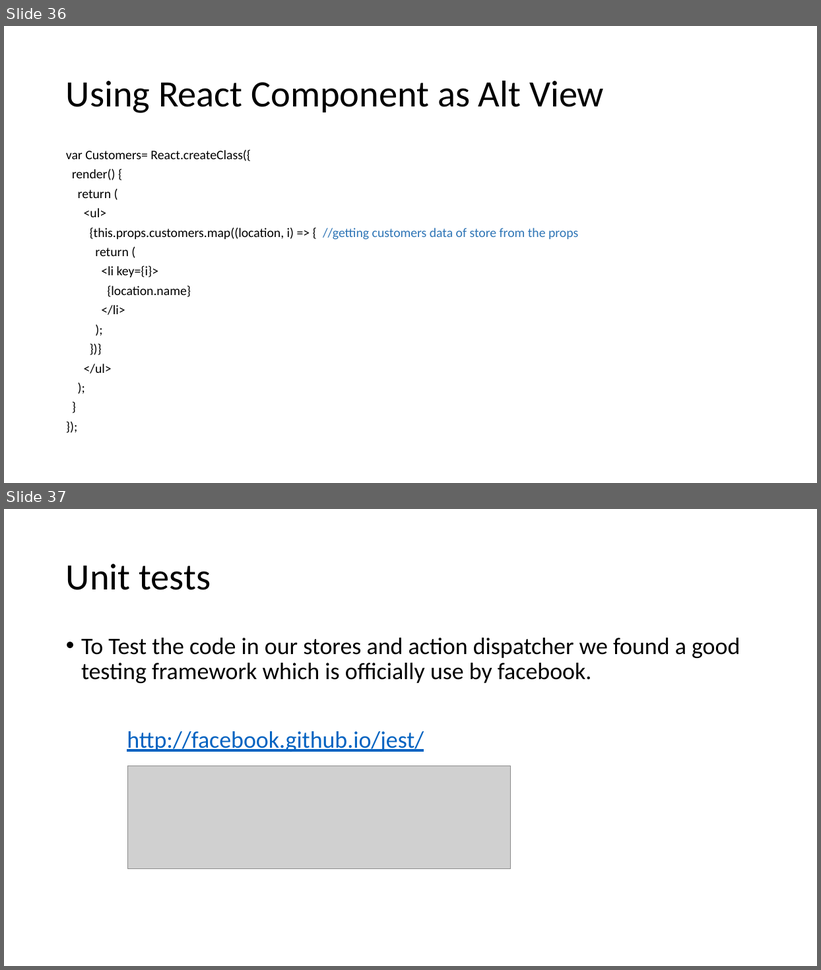
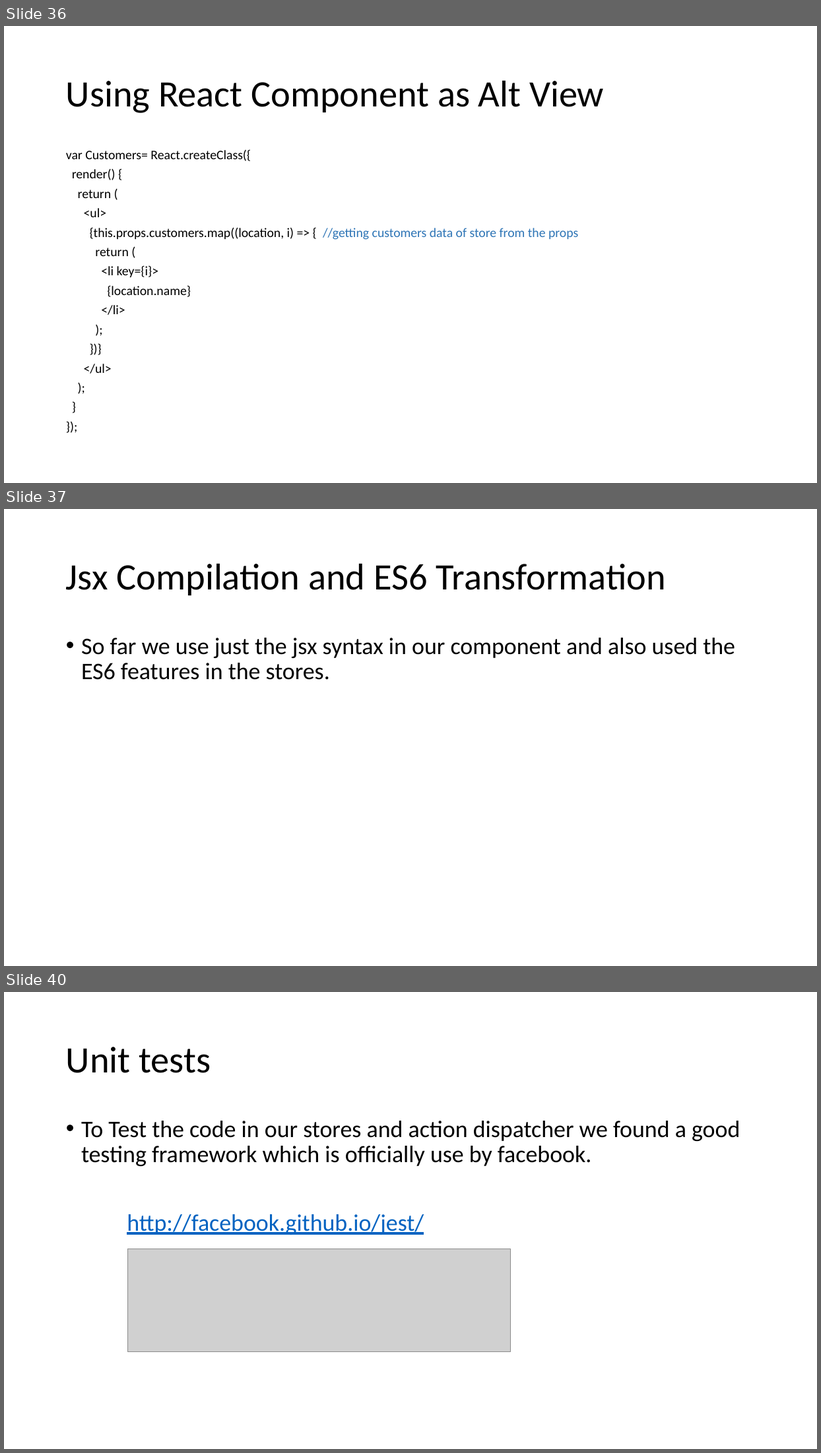
Before and after one commit to awahab29/samplealt, a slide deck: React.pptx. Shown one above the other, each under a label of ours: slides 36 and 37 before the commit, slides 36, 37 and 40 after it; the slides between them are not shown. The pictures are 821x970 and 821x1453 pixels, drawn with LibreOffice and Linux fonts; fonts in the diff are those of the drawing; grey boxes stand for pictures. Boxes give left, top, right and bottom in pixels: in the first picture for what was removed or moved away, otherwise in the second. Text is boxed around its words. In the diff, an @@ line names an element or a change of style, - is before the commit and + after.

```diff
--- a/React.pptx
+++ b/React.pptx
@@ slide 37 added at bbox=[4, 509, 817, 966], background #FFFFFF @@
@@ title added at bbox=[66, 563, 667, 595], 44 pt, text #000000 @@
+Jsx Compilation and ES6 Transformation
@@ text added at bbox=[81, 638, 735, 680], 28 pt, text #000000 @@
+• So far we use just the jsx syntax in our component and also used the ES6 features in the stores.
@@ what was slide 37 is now slide 40 @@
```
Also in this commit, not shown: 1 slide changed, 2 other slides added.
